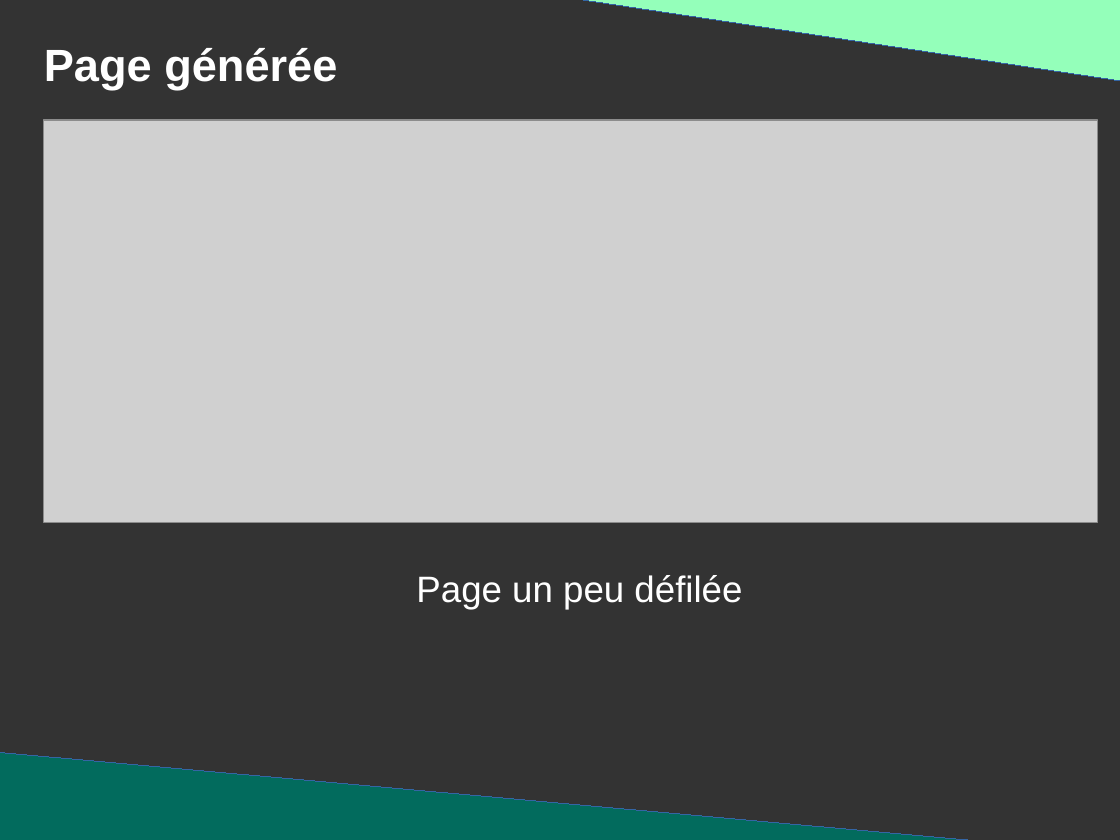
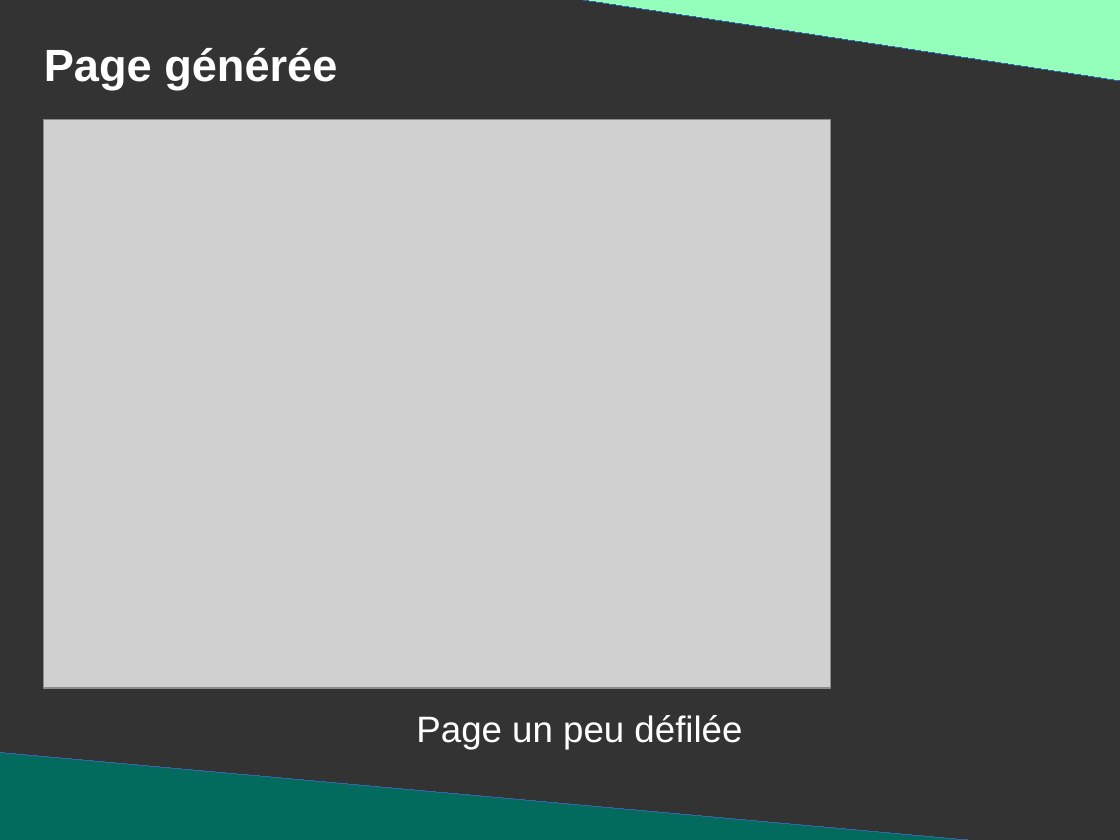
Before and after one commit to DanYellow/presentations, a slide deck: slide 77 of mmi/html/travaux-pratiques/numero-2/presentation.odp (slide 74 before the commit). Drawn at 1120x840 pixels with LibreOffice and Linux fonts; fonts in the diff are those of the drawing; grey boxes stand for pictures. Boxes give left, top, right and bottom in pixels: in the first picture for what was removed or moved away, otherwise in the second. Text is boxed around its words. In the diff, an @@ line names an element or a change of style, - is before the commit and + after.

```diff
--- a/mmi/html/travaux-pratiques/numero-2/presentation.odp
+++ b/mmi/html/travaux-pratiques/numero-2/presentation.odp
@@ picture resized from (x1=44, y1=120, x2=1098, y2=522) to (x1=44, y1=120, x2=830, y2=688) @@
@@ title "Page un peu défilée" moved from (x1=416, y1=575, x2=742, y2=609) to (x1=416, y1=715, x2=742, y2=750) @@
```
Also in this commit, not shown: 7 other slides changed, 3 other files.
